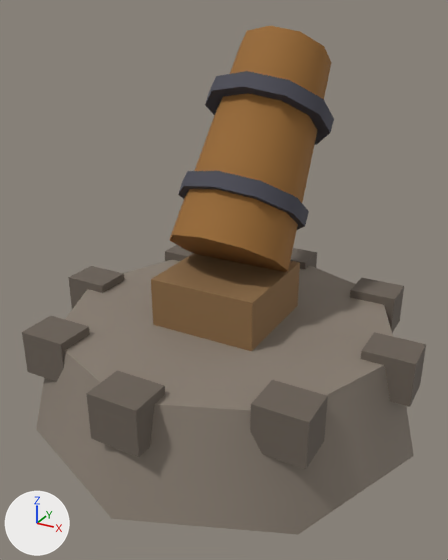
The glTF model public/models/buildings/mortar/goblin-level2.glb: old version first, new version second.
Both versions are drawn from a 50 mm camera at (1.32, -2.43, 1.89) aimed at (0.02, -0.08, 0.71). The axes (+X, +Y, +Z) are drawn at lower left. The lights are the same throughout. The picture after the commit comes second. Where no turn or scale is listed for an object, it has been applied to the vertices.

Before the edit, the objects in view are built like this:
```python
me_mesh_2 = bpy.data.meshes.new('Mesh_2')
me_mesh_2.from_pydata(...)  # a box spanning x -0.117..0.117, y -0.095..0.095, z -0.106..0.106
me_mesh_2.materials.append(mat_material_1)  # brown #6a6056
me_mesh_8 = bpy.data.meshes.new('Mesh_8')
me_mesh_8.from_pydata(...)  # a box spanning x -0.117..0.117, y -0.095..0.095, z -0.106..0.106
me_mesh_8.materials.append(mat_material_1)  # brown #6a6056
ob_mesh_2 = bpy.data.objects.new('Mesh_2', me_mesh_2)
ob_mesh_2.location = (0.585, -0.585, 0.424)
ob_mesh_8 = bpy.data.objects.new('Mesh_8', me_mesh_8)
ob_mesh_8.location = (0.585, 0.585, 0.424)
ob_node_12 = bpy.data.objects.new('Node_12', None)
ob_node_12.parent = ob_turret
ob_node_12.location = (0.0, 0.0, 0.3)
ob_node_12.rotation_euler = (-0.6, 0.0, 0.0)  # degrees (-34, 0, 0)
# also in view: 'Mesh_3' at (0.0, -0.83, 0.42); 'Mesh_4' at (-0.58, -0.58, 0.42); 'Mesh_10' at (0.0, 0.27, 1.23); 'Mesh_0' at (0.0, 0.0, 0.24); 'Mesh_12' at (0.0, 0.42, 1.42)
```
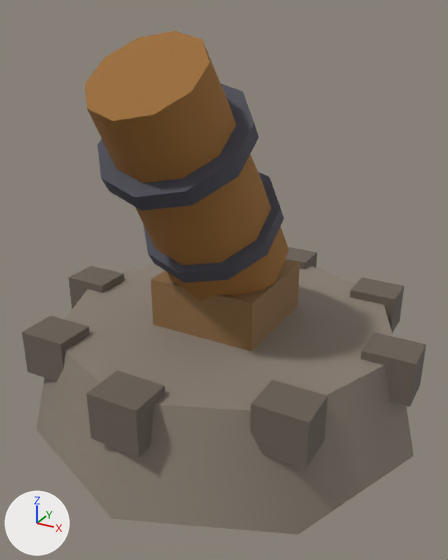
ob_node_12 is not drawn itself; it is the parent of ob_mesh_10, ob_mesh_11, ob_mesh_12.

Patch to the scene script:
```diff
--- a/public/models/buildings/mortar/goblin-level2.glb.py
+++ b/public/models/buildings/mortar/goblin-level2.glb.py
@@ ob_node_12 @@
 ob_node_12.location = (0.0, 0.0, 0.3)
-ob_node_12.rotation_euler = (-0.6, 0.0, 0.0)  # degrees (-34, 0, 0)
+ob_node_12.rotation_euler = (0.6, 0.0, 0.0)  # degrees (34, 0, 0)
```

Pixel boxes (x1, y1, x2, y2) of what changed, in the pictures (448 x 560 px):
'Mesh_10', turned: before (169, 26, 331, 272); after (85, 31, 289, 302)
'Mesh_12', turned: before (205, 71, 334, 145); after (97, 84, 259, 211)
'Mesh_11', turned: before (178, 171, 309, 230); after (143, 172, 284, 283)
